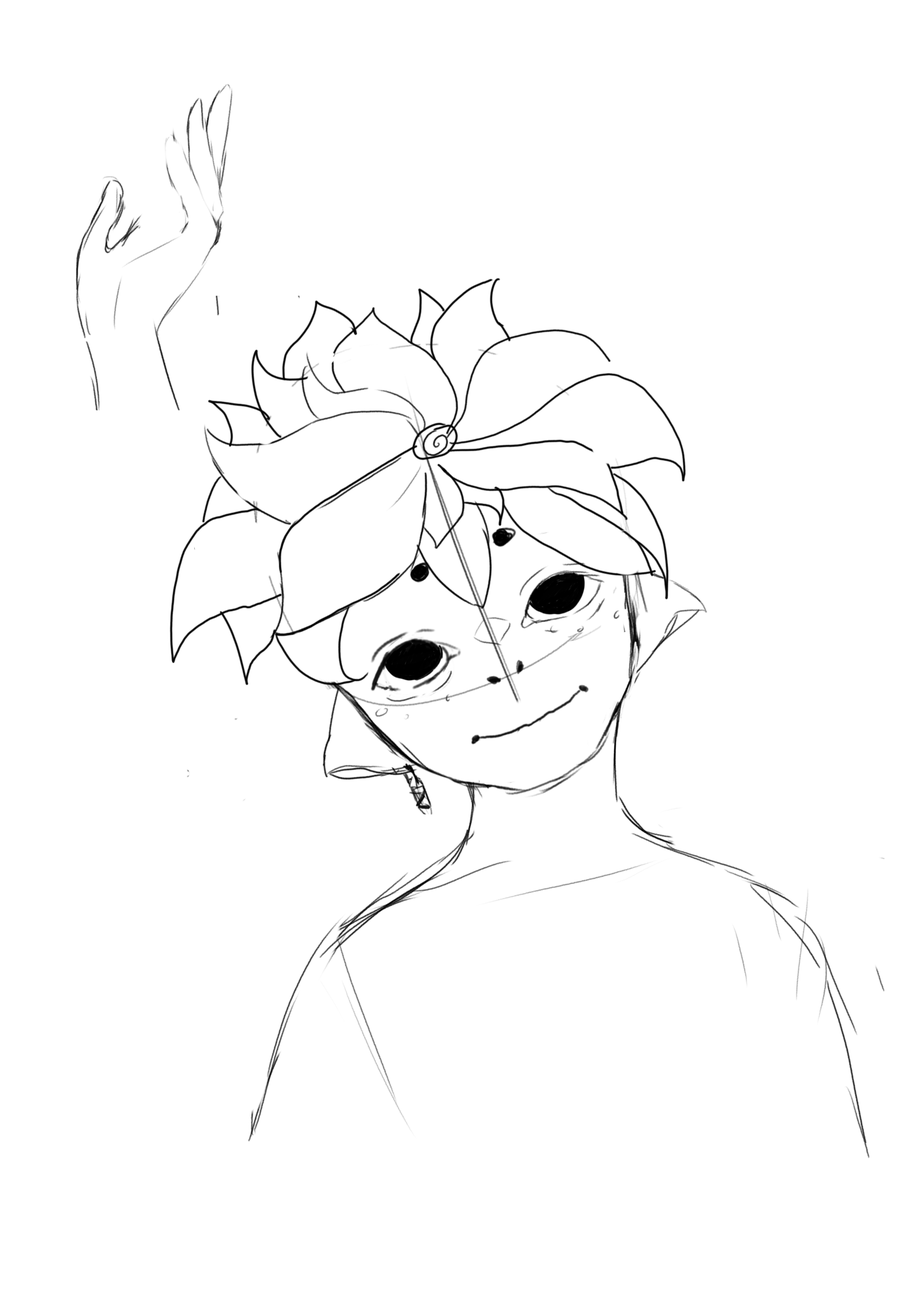
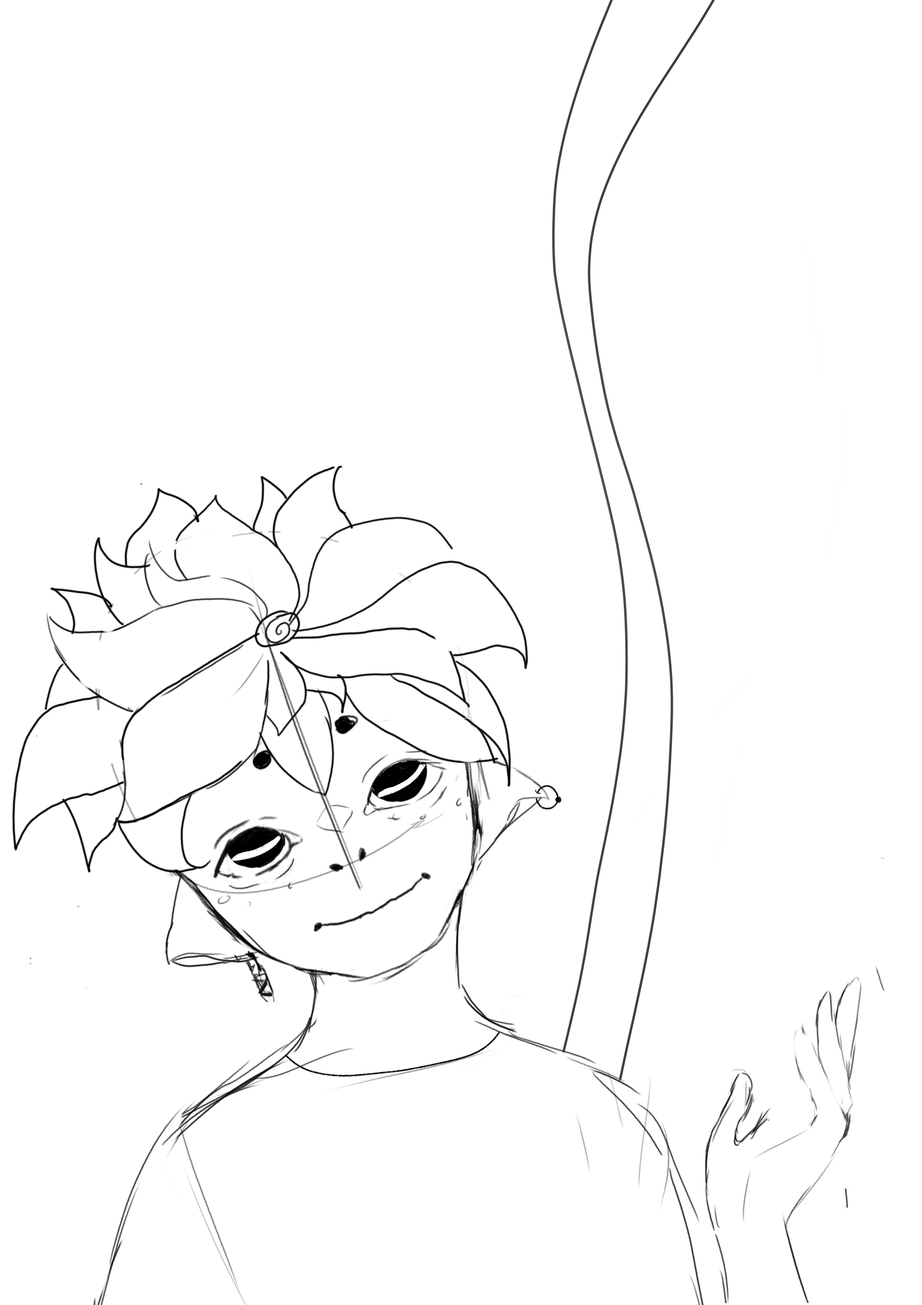
Before/after of a 922 x 1305 layered artwork. What changed in the layer stack:
added layer "Back" above "Boceto" over [23, 0, 863, 1095]
added group "Boceto" with 2 layers above "Fondo" over [11, 0, 871, 1305]
added layer "Einarssini 2" in group "Boceto" over [214, 737, 596, 1095]
moved "Capa de pintura 1" into group "Boceto", painted on it over [11, 0, 871, 1305]
